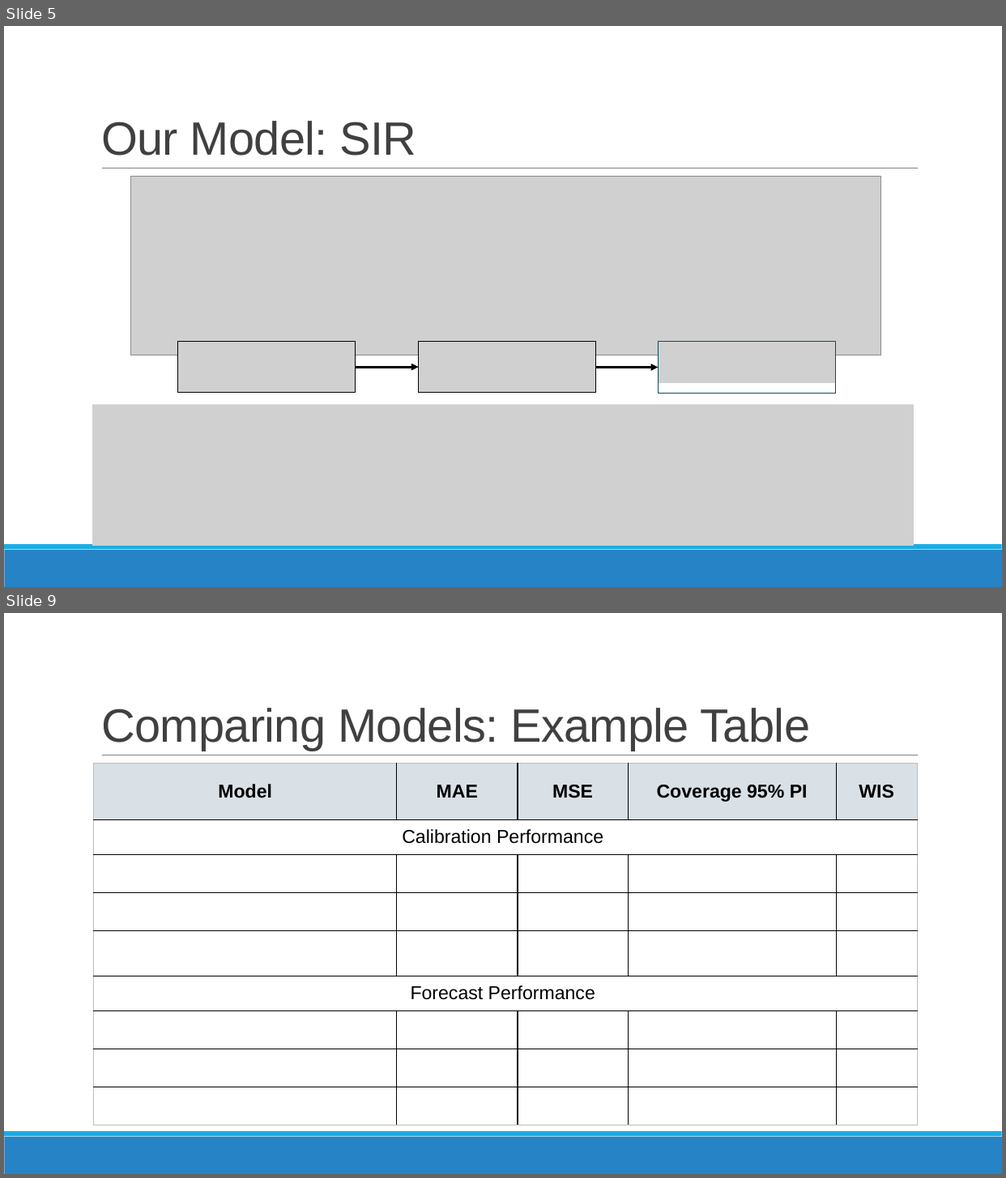
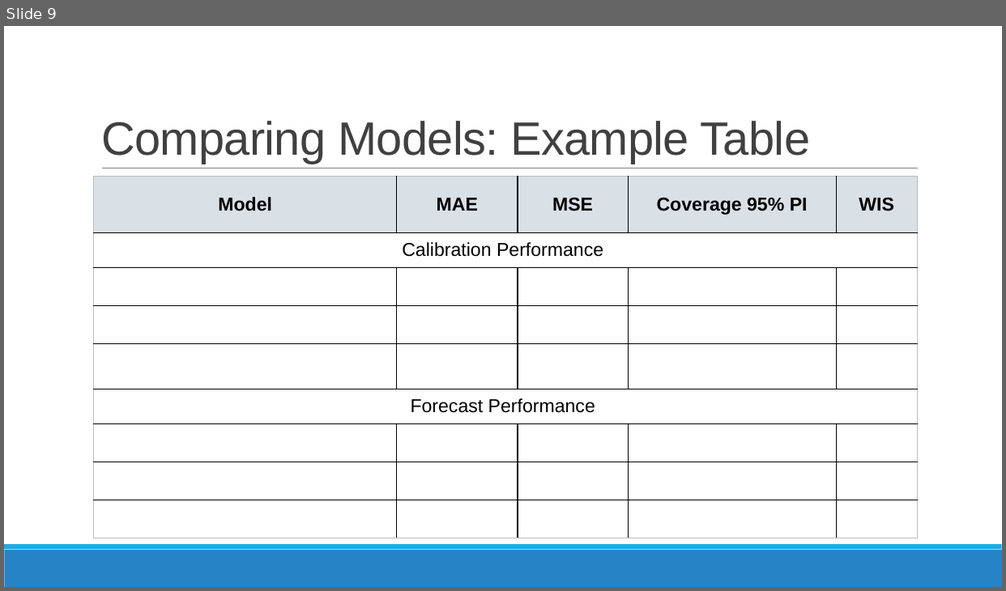
Before and after one commit to bleicham/bleicham.github.io, a slide deck: PPT Form/Day One - Practical Exercise.pptx. Shown one above the other, each under a label of ours: slides 5 and 9 before the commit, slide 9 after it; the slides between them are not shown. The pictures are 1006x1178 and 1006x591 pixels, drawn with LibreOffice and Linux fonts; fonts in the diff are those of the drawing; grey boxes stand for pictures. Boxes give left, top, right and bottom in pixels: in the first picture for what was removed or moved away, otherwise in the second. Text is boxed around its words. In the diff, an @@ line names an element or a change of style, - is before the commit and + after.

```diff
--- a/PPT Form/Day One - Practical Exercise.pptx
+++ b/PPT Form/Day One - Practical Exercise.pptx
@@ slide 5 removed at bbox=[4, 26, 1002, 587], background #FFFFFF; not listed: 3 template elements that a slide beside it also shows @@
@@ title removed at bbox=[101, 121, 417, 156] @@
-Our Model: SIR
@@ picture removed at bbox=[130, 177, 880, 356] @@
@@ picture removed at bbox=[178, 341, 356, 393] @@
@@ picture removed at bbox=[419, 341, 596, 393] @@
@@ rectangle removed at bbox=[658, 341, 836, 393] @@
@@ picture removed at bbox=[658, 353, 836, 383] @@
@@ arrow removed from (356, 367) to (419, 367) @@
@@ arrow removed from (595, 367) to (658, 367) @@
@@ picture removed at bbox=[92, 405, 914, 546] @@
```
Also in this commit, not shown: 5 slides changed, 1 slide added, 12 other files.
